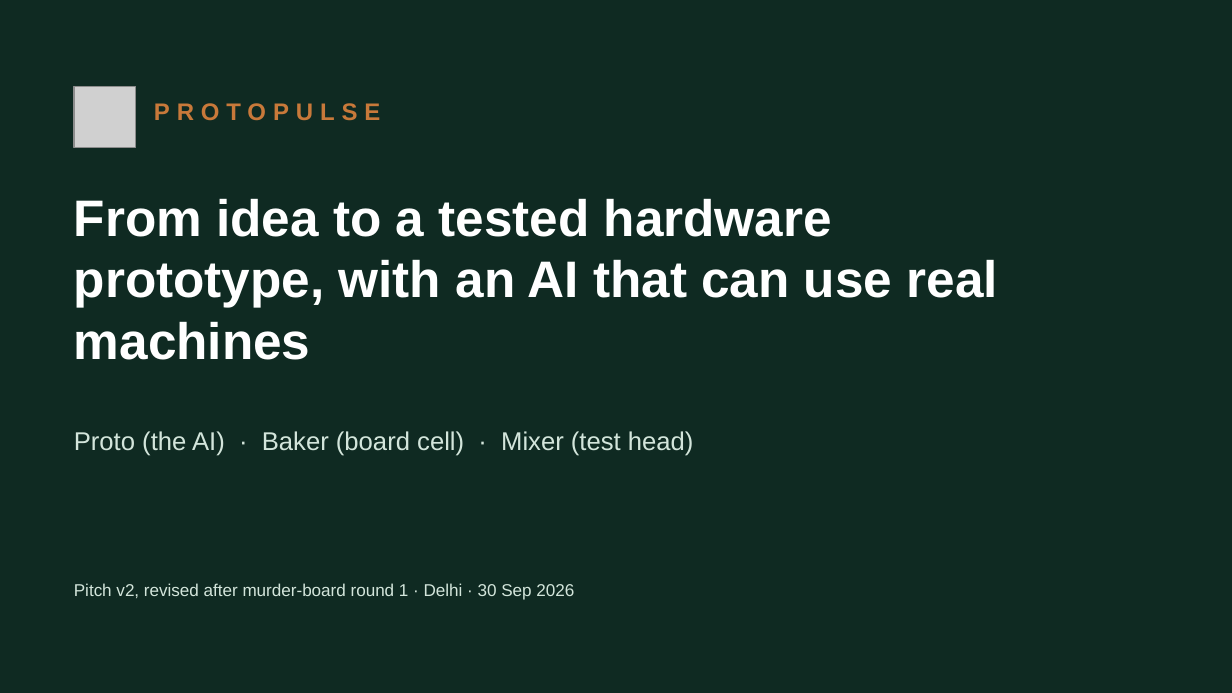
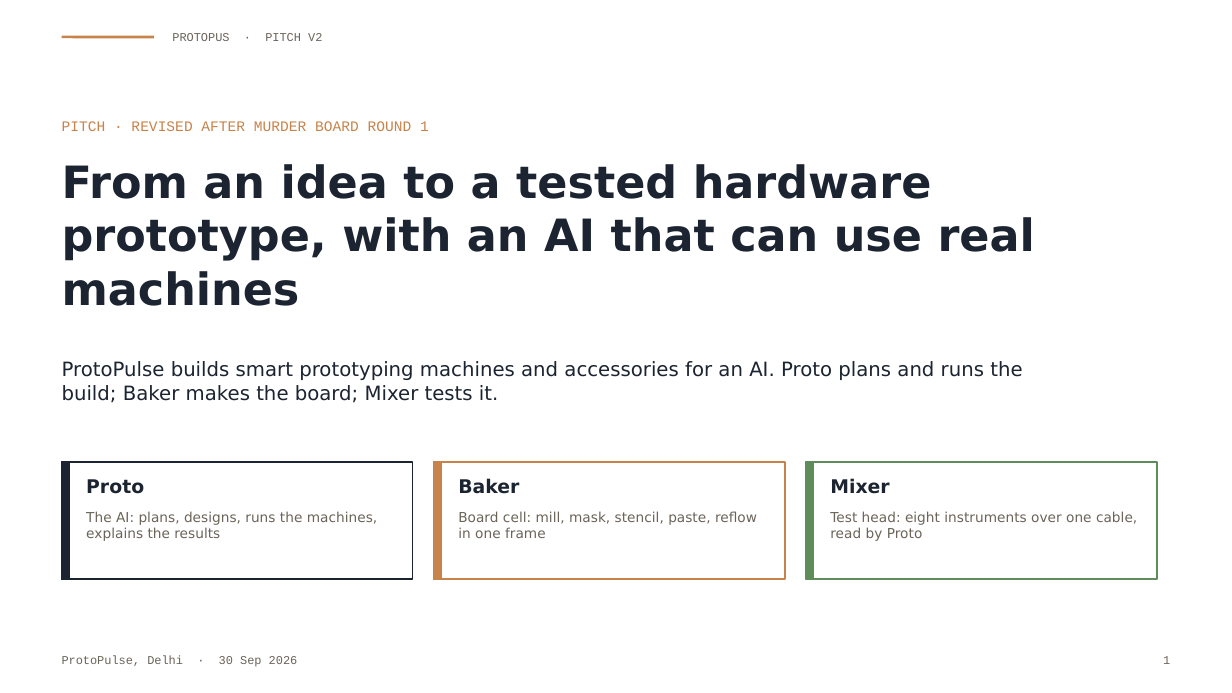
Before and after one commit to Soham-ece/nn, a slide deck: slide 1 of protopulse_murder_board/Protopulse_Pitch_v2.pptx. Drawn at 1232x693 pixels with LibreOffice and Linux fonts; fonts in the diff are those of the drawing; grey boxes stand for pictures. Boxes give left, top, right and bottom in pixels: in the first picture for what was removed or moved away, otherwise in the second. Text is boxed around its words. In the diff, an @@ line names an element or a change of style, - is before the commit and + after.

```diff
--- a/protopulse_murder_board/Protopulse_Pitch_v2.pptx
+++ b/protopulse_murder_board/Protopulse_Pitch_v2.pptx
@@ background #0F2A22 to #FFFFFF @@
@@ line added from (62, 37) to (154, 37), #C8834A 1.5 pt @@
@@ text at <box>172,33,322,41</box>: text changed; size 14 to 7 pt; font Arial to Courier New; text colour #C8793A to #6B6459; bold off @@
-PROTOPULSE
+PROTOPUS · PITCH V2
@@ picture removed at <box>74,86,136,148</box> @@
@@ text at <box>62,121,429,131</box>: text changed; size 10 to 8.5 pt; font Arial to Courier New; text colour #D3E5DB to #C8834A @@
-Pitch v2, revised after murder-board round 1 · Delhi · 30 Sep 2026
+PITCH · REVISED AFTER MURDER BOARD ROUND 1
@@ text at <box>62,164,1035,306</box>: text changed; size 30 to 26 pt; font Arial to DejaVu Sans; text colour #FFFFFF to #1B2430 @@
-From idea to a tested hardware prototype, with an AI that can use real machines
+From an idea to a tested hardware prototype, with an AI that can use real machines
@@ text added at <box>62,361,1022,403</box>, 11.5 pt, text #1B2430 @@
+ProtoPulse builds smart prototyping machines and accessories for an AI. Proto plans and runs the build; Baker makes the board; Mixer tests it.
@@ text removed at <box>74,431,694,456</box> @@
-Proto (the AI) · Baker (board cell) · Mixer (test head)
@@ rectangle added at <box>62,462,413,579</box>, fill #FFFFFF, outline #1B2430 0.9 pt @@
@@ rectangle added at <box>62,462,69,579</box>, fill #1B2430, outline #1B2430 1 pt @@
@@ text added at <box>86,479,144,494</box>, 11 pt, text #1B2430, bold @@
+Proto
@@ rectangle added at <box>434,462,785,579</box>, fill #FFFFFF, outline #C8834A 0.9 pt @@
@@ rectangle added at <box>434,462,441,579</box>, fill #C8834A, outline #C8834A 1 pt @@
@@ text added at <box>458,478,519,494</box>, 11 pt, text #1B2430, bold @@
+Baker
@@ rectangle added at <box>806,462,1157,579</box>, fill #FFFFFF, outline #5E8C5A 0.9 pt @@
@@ rectangle added at <box>806,462,813,579</box>, fill #5E8C5A, outline #5E8C5A 1 pt @@
@@ text added at <box>830,478,889,494</box>, 11 pt, text #1B2430, bold @@
+Mixer
@@ text added at <box>86,511,377,541</box>, 8 pt, text #6B6459 @@
+The AI: plans, designs, runs the machines, explains the results
@@ text added at <box>458,511,757,538</box>, 8 pt, text #6B6459 @@
+Board cell: mill, mask, stencil, paste, reflow in one frame
@@ text added at <box>830,511,1137,541</box>, 8 pt, text #6B6459 @@
+Test head: eight instruments over one cable, read by Proto
@@ text added at <box>62,656,298,667</box>, 7 pt, text #6B6459 @@
+ProtoPulse, Delhi · 30 Sep 2026
@@ text added at <box>1163,656,1170,664</box>, 7 pt, text #6B6459 @@
+1
```
Also in this commit, not shown: 29 other slides changed.
